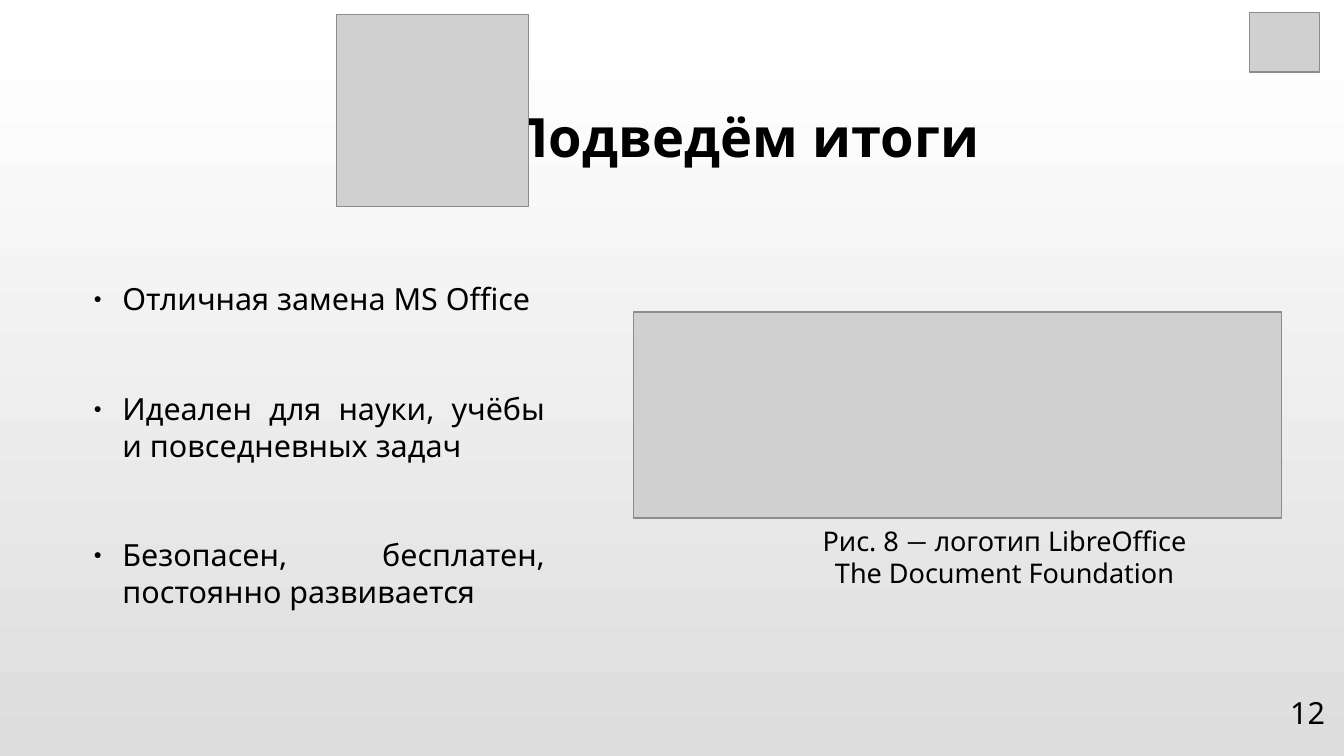
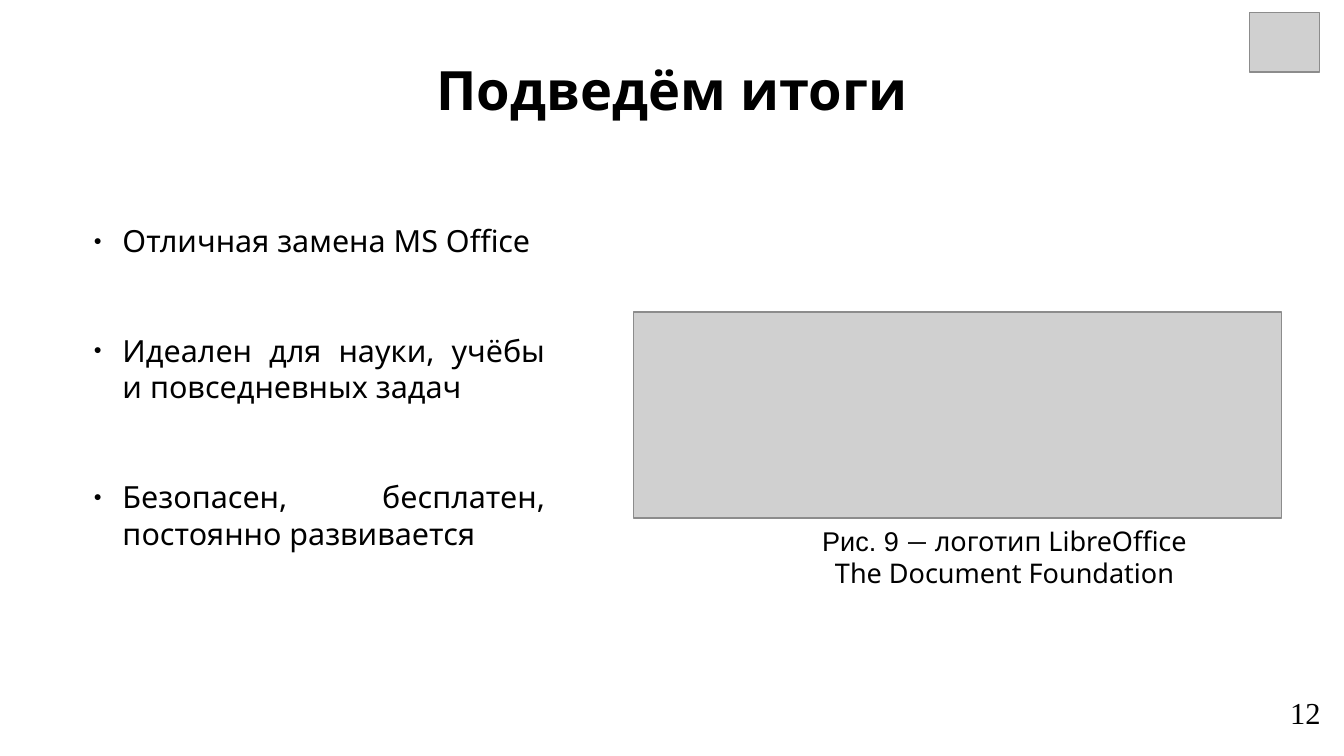
Before and after one commit to Soft-Darkness/df-presentations-2025, a slide deck: slide 12 of 4731204-50002/eremeeva-anna-aleksandrovna/LibreOffice_review.odp. Drawn at 1344x756 pixels with LibreOffice and Linux fonts; fonts in the diff are those of the drawing; grey boxes stand for pictures. Boxes give left, top, right and bottom in pixels: in the first picture for what was removed or moved away, otherwise in the second. Text is boxed around its words. In the diff, an @@ line names an element or a change of style, - is before the commit and + after.

```diff
--- a/4731204-50002/eremeeva-anna-aleksandrovna/LibreOffice_review.odp
+++ b/4731204-50002/eremeeva-anna-aleksandrovna/LibreOffice_review.odp
@@ background gradient #FFFFFF to #DDDDDD to #FFFFFF @@
@@ picture removed at [337, 15, 528, 206] @@
@@ text "Подведём итоги": place and size @@
-text "Подведём итоги" at [508, 107, 979, 172]
+text "Подведём итоги" at [436, 69, 907, 121]
@@ text "Подведём итоги" at [436, 69, 907, 121]: vertical alignment middle to top @@
@@ text "Отличная замена MS Office": place and size @@
-text "Отличная замена MS Office" at [122, 286, 545, 611]
+text "Отличная замена MS Office" at [122, 228, 545, 553]
@@ text at [822, 530, 1186, 584]: text changed @@
-Рис. 8 ― логотип LibreOffice The Document Foundation
+Рис. 9 ― логотип LibreOffice The Document Foundation
@@ page number at [1290, 704, 1320, 724]: font Noto Sans to Times New Roman @@
```
Also in this commit, not shown: 11 other slides changed, 1 other file.
